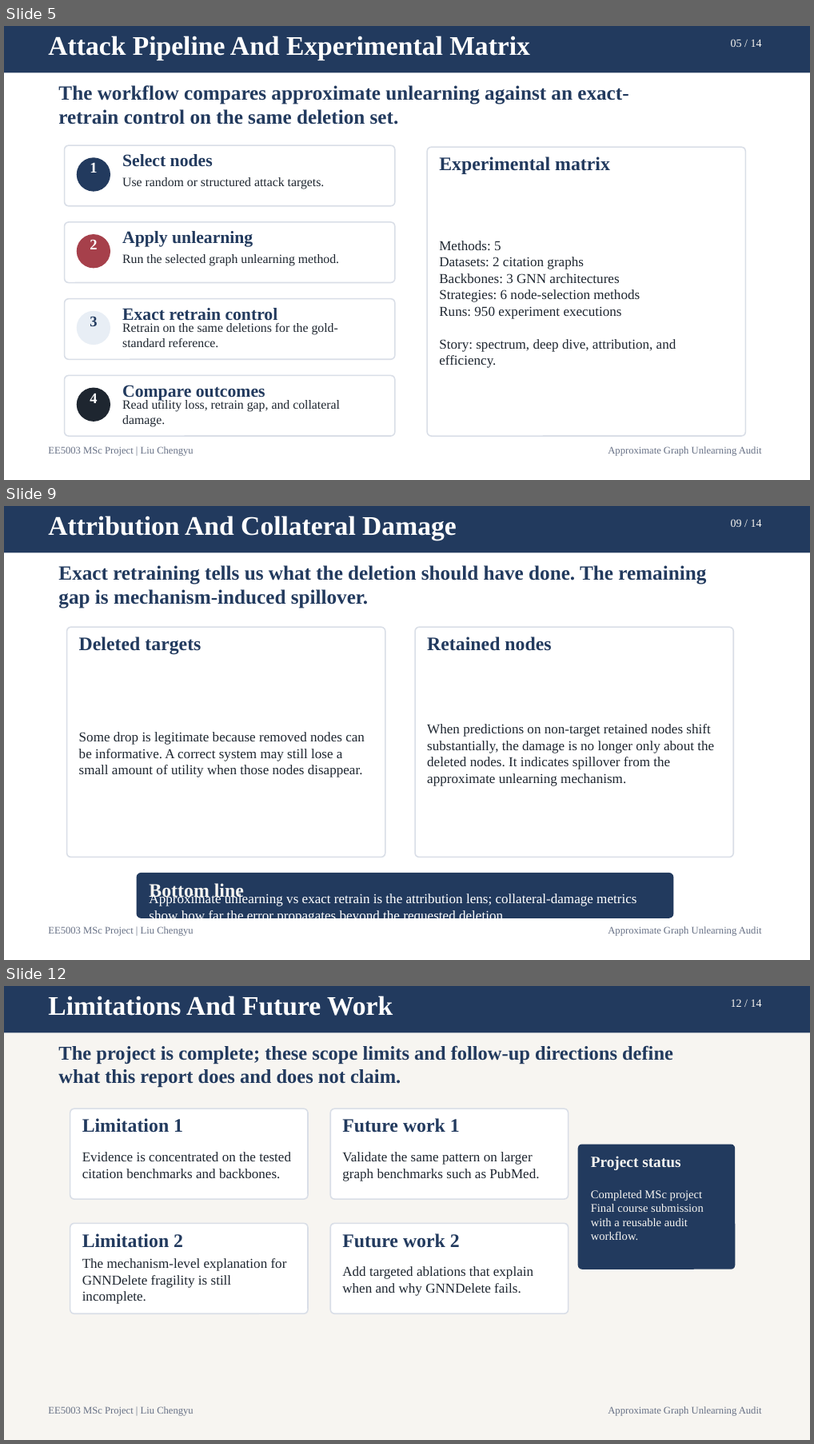
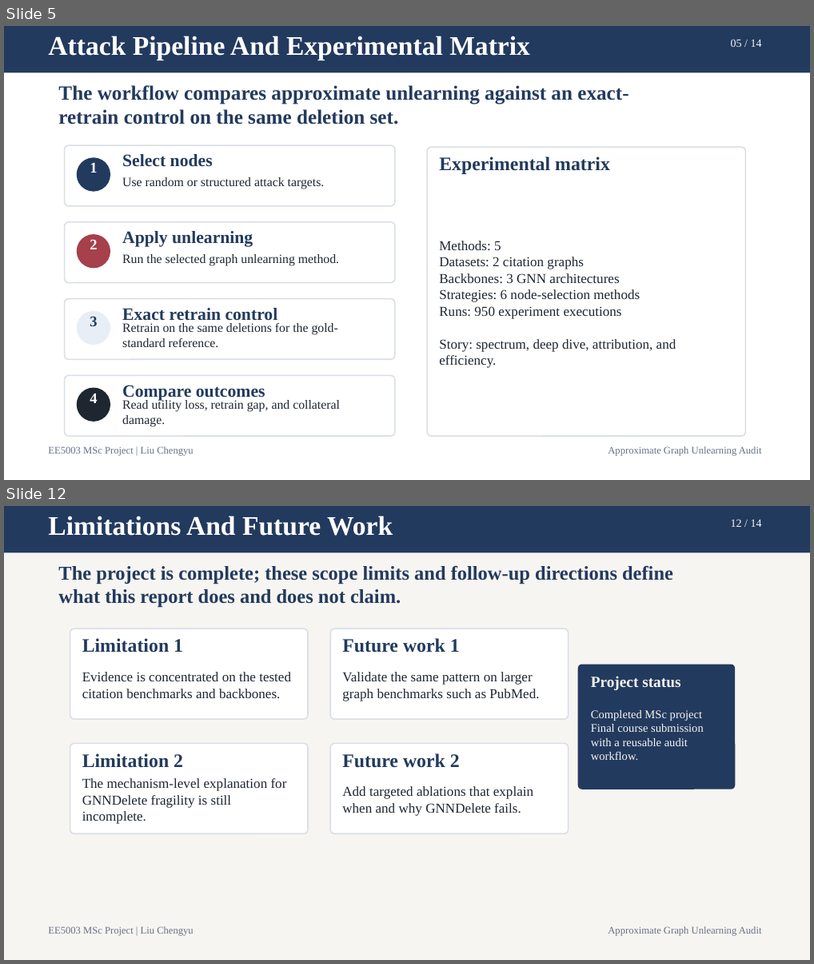
Before and after one commit to lelelelelelelelelelelelele/OpenGU, a slide deck: GULib-master/report/0417_5003report/ppt/out-test/final_15min_defense.pptx. Shown one above the other, each under a label of ours: slides 5, 9 and 12 before the commit, slides 5 and 12 after it; the slides between them are not shown. The pictures are 814x1444 and 814x964 pixels, drawn with LibreOffice and Linux fonts; fonts in the diff are those of the drawing. Boxes give left, top, right and bottom in pixels: in the first picture for what was removed or moved away, otherwise in the second. Text is boxed around its words. In the diff, an @@ line names an element or a change of style, - is before the commit and + after.

```diff
--- a/GULib-master/report/0417_5003report/ppt/out-test/final_15min_defense.pptx
+++ b/GULib-master/report/0417_5003report/ppt/out-test/final_15min_defense.pptx
@@ slide 9 removed at (4,506,810,960), background #FFFFFF @@
@@ rectangle removed at (4,506,810,552) @@
@@ text removed at (48,516,457,540) @@
-Attribution And Collateral Damage
@@ text removed at (731,519,762,527) @@
-09 / 14
@@ text removed at (58,565,706,608) @@
-Exact retraining tells us what the deletion should have done. The remaining gap is mechanism-induced spillover.
@@ rounded rectangle removed at (67,627,386,856) @@
@@ text removed at (79,636,201,655) @@
-Deleted targets
@@ rounded rectangle removed at (415,627,734,856) @@
@@ text removed at (427,636,551,651) @@
-Retained nodes
@@ text removed at (79,732,365,777) @@
-Some drop is legitimate because removed nodes can be informative. A correct system may still lose a small amount of utility when those nodes disappear.
@@ text removed at (427,724,714,786) @@
-When predictions on non-target retained nodes shift substantially, the damage is no longer only about the deleted nodes. It indicates spillover from the approximate unlearning mechanism.
@@ rounded rectangle removed at (137,873,674,917) @@
@@ text removed at (149,883,244,900) @@
-Bottom line
@@ text removed at (149,892,637,923) @@
-Approximate unlearning vs exact retrain is the attribution lens; collateral-damage metrics show how far the error propagates beyond the requested deletion.
@@ text removed at (48,926,194,936) @@
-EE5003 MSc Project | Liu Chengyu
@@ text removed at (608,926,762,936) @@
-Approximate Graph Unlearning Audit
```
Also in this commit, not shown: 4 slides changed, 2 slides added, 1 other slide removed, 8 other files.
